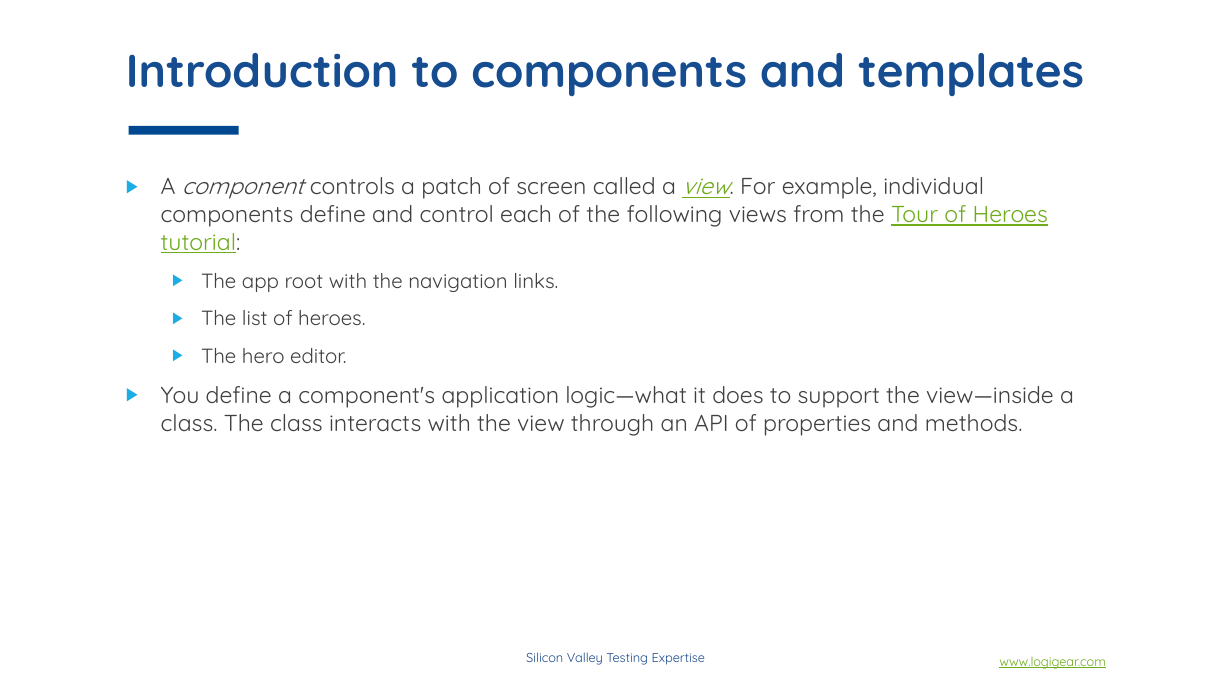
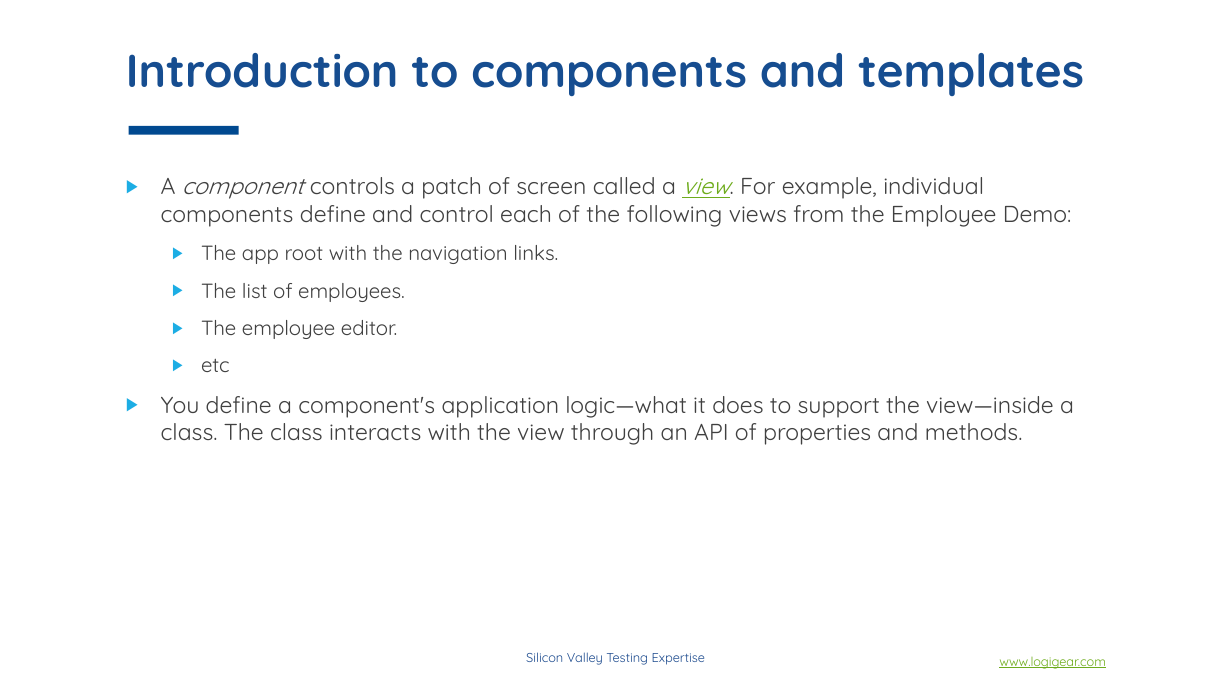
Before and after one commit to phongha1912/spring, a slide deck: slide 9 of Angular concepts.pptx (slide 8 before the commit). Drawn at 1232x693 pixels with LibreOffice and Linux fonts; fonts in the diff are those of the drawing; background and template pictures are left out. Boxes give left, top, right and bottom in pixels: in the first picture for what was removed or moved away, otherwise in the second. Text is boxed around its words. In the diff, an @@ line names an element or a change of style, - is before the commit and + after.

```diff
--- a/Angular concepts.pptx
+++ b/Angular concepts.pptx
@@ text at [161, 177, 1072, 227]: text changed @@
-▶ A component controls a patch of screen called a view. For example, individual components define and control each of the following views from the Tour of Heroes tutorial:
+▶ A component controls a patch of screen called a view. For example, individual components define and control each of the following views from the Employee Demo:
@@ text at [201, 283, 405, 372]: text changed @@
-  ▶ The list of heroes.
-  ▶ The hero editor.
+  ▶ The list of employees.
+  ▶ The employee editor.
+  ▶ etc
```
Also in this commit, not shown: 6 other slides changed, 14 slides added, 1 slide removed.
